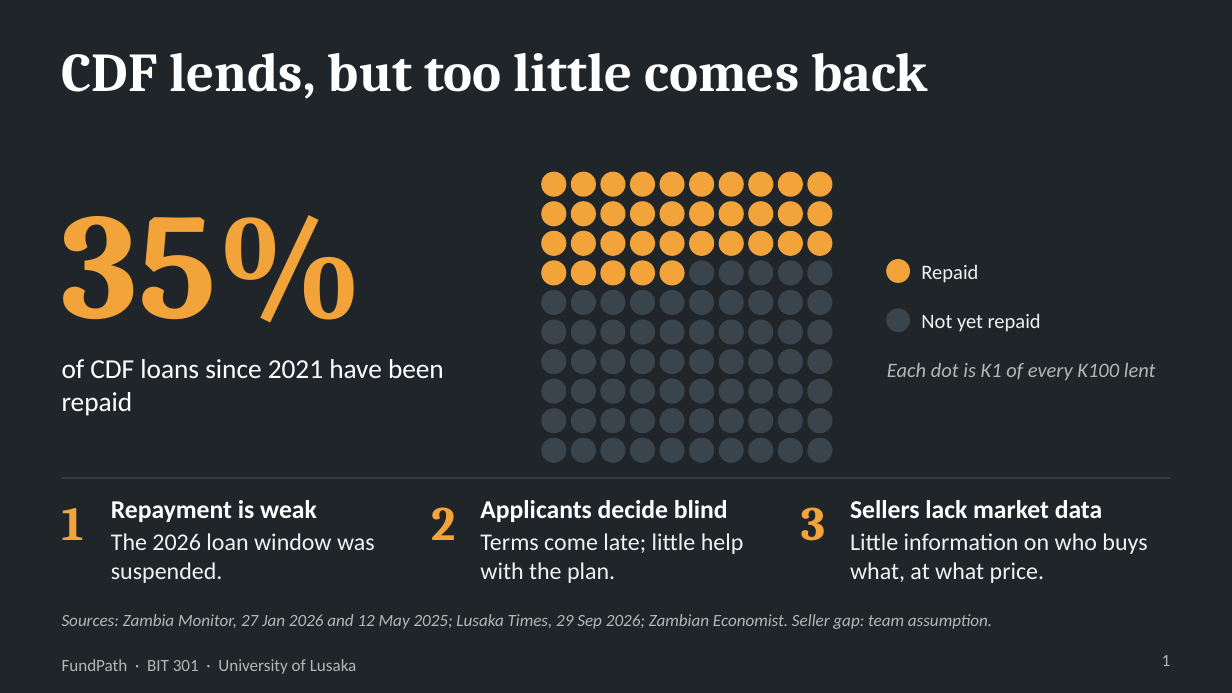
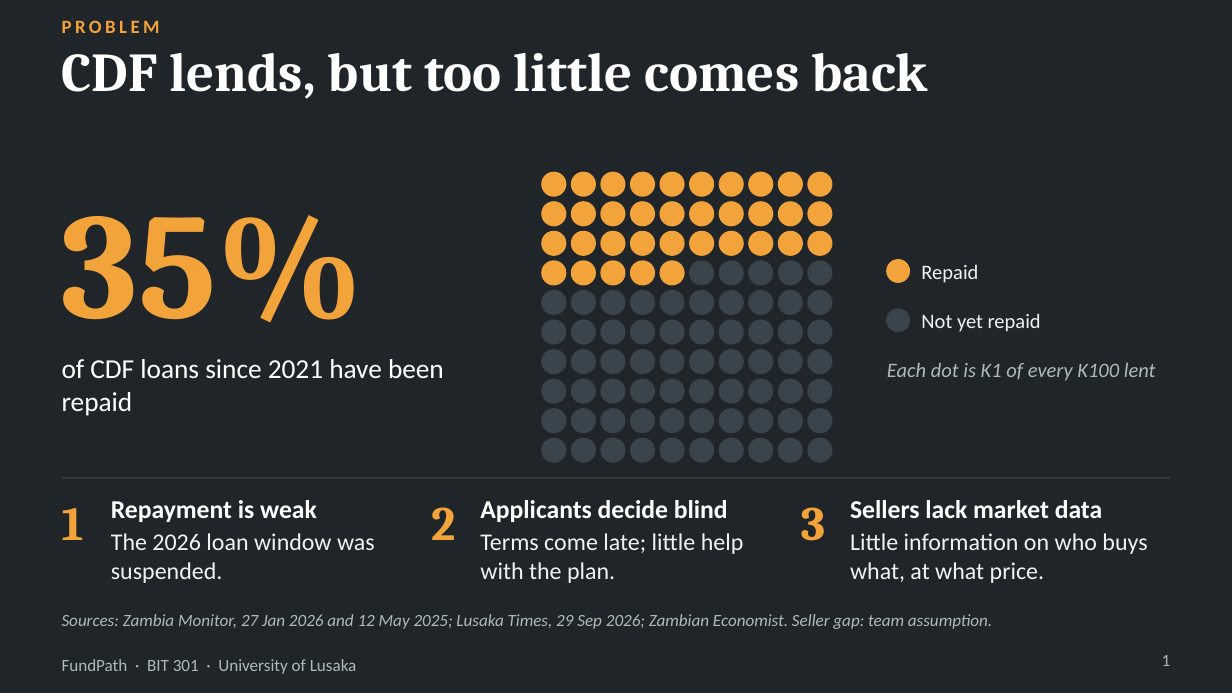
Before and after one commit to mwemmz/cdf-project, a slide deck: slide 1 of docs/presentation/FundPath_5_Slide_Pitch.pptx. Drawn at 1232x693 pixels with LibreOffice and Linux fonts; fonts in the diff are those of the drawing. Boxes give left, top, right and bottom in pixels: in the first picture for what was removed or moved away, otherwise in the second. Text is boxed around its words. In the diff, an @@ line names an element or a change of style, - is before the commit and + after.

```diff
--- a/docs/presentation/FundPath_5_Slide_Pitch.pptx
+++ b/docs/presentation/FundPath_5_Slide_Pitch.pptx
@@ text added at [62,20,160,33], 11 pt, text #F2A33A, bold @@
+PROBLEM
```
Also in this commit, not shown: 4 other slides changed.
